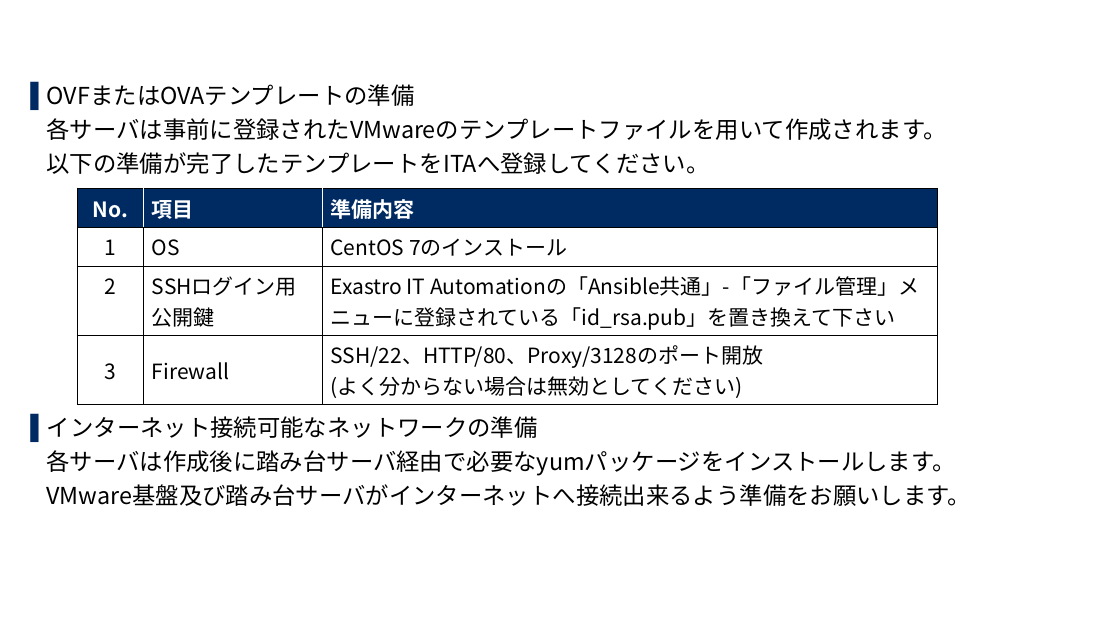
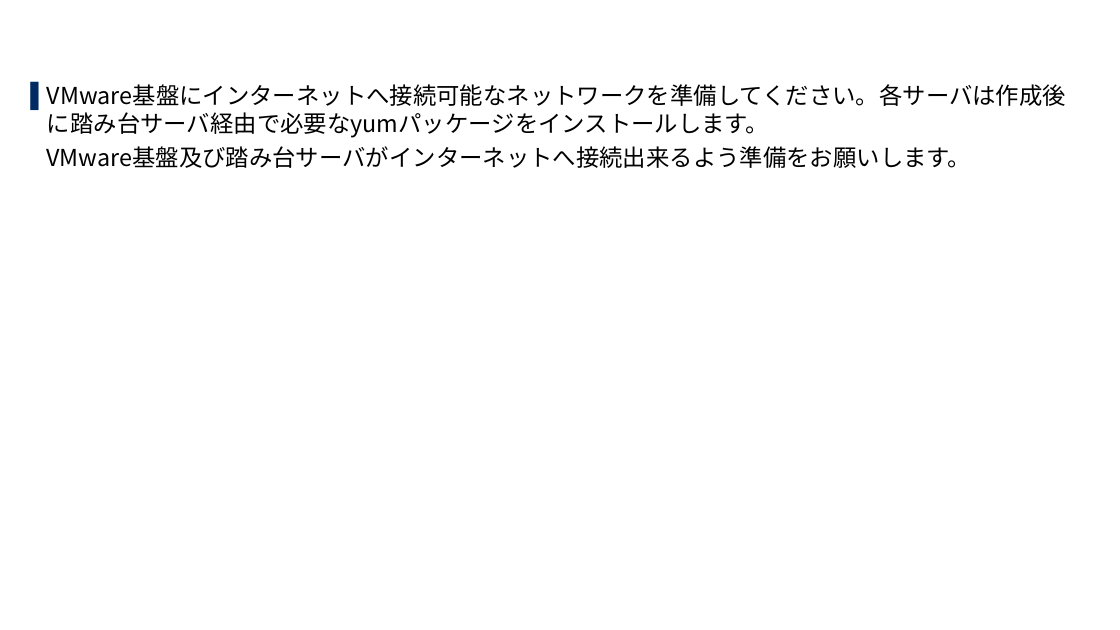
Before and after one commit to exastro-suite/SettingSamples-VMware, a slide deck: slide 15 of docs/setting-samples-vmware-install_ja.pptx (slide 8 before the commit). Drawn at 1120x630 pixels with LibreOffice and Linux fonts; fonts in the diff are those of the drawing; background and template pictures are left out. Boxes give left, top, right and bottom in pixels: in the first picture for what was removed or moved away, otherwise in the second. Text is boxed around its words. In the diff, an @@ line names an element or a change of style, - is before the commit and + after.

```diff
--- a/docs/setting-samples-vmware-install_ja.pptx
+++ b/docs/setting-samples-vmware-install_ja.pptx
@@ text at (47, 84, 1066, 138): text changed @@
-▌ OVFまたはOVAテンプレートの準備
-各サーバは事前に登録されたVMwareのテンプレートファイルを用いて作成されます。
-以下の準備が完了したテンプレートをITAへ登録してください。
-▌ インターネット接続可能なネットワークの準備
-各サーバは作成後に踏み台サーバ経由で必要なyumパッケージをインストールします。
+▌ VMware基盤にインターネットへ接続可能なネットワークを準備してください。各サーバは作成後に踏み台サーバ経由で必要なyumパッケージをインストールします。
@@ table removed at (77, 188, 938, 402), 4 rows, 3 columns @@
-No. | 項目 | 準備内容
-1 | OS | CentOS 7のインストール
-2 | SSHログイン用 / 公開鍵 | Exastro IT Automationの「Ansible共通」-「ファイル管理」メニューに登録されている「id_rsa.pub」を置き換えて下さい
-3 | Firewall | SSH/22、HTTP/80、Proxy/3128のポート開放 / (よく分からない場合は無効としてください)
```
Also in this commit, not shown: 14 other slides changed, 28 slides added, 17 slides removed, 3 other files.
